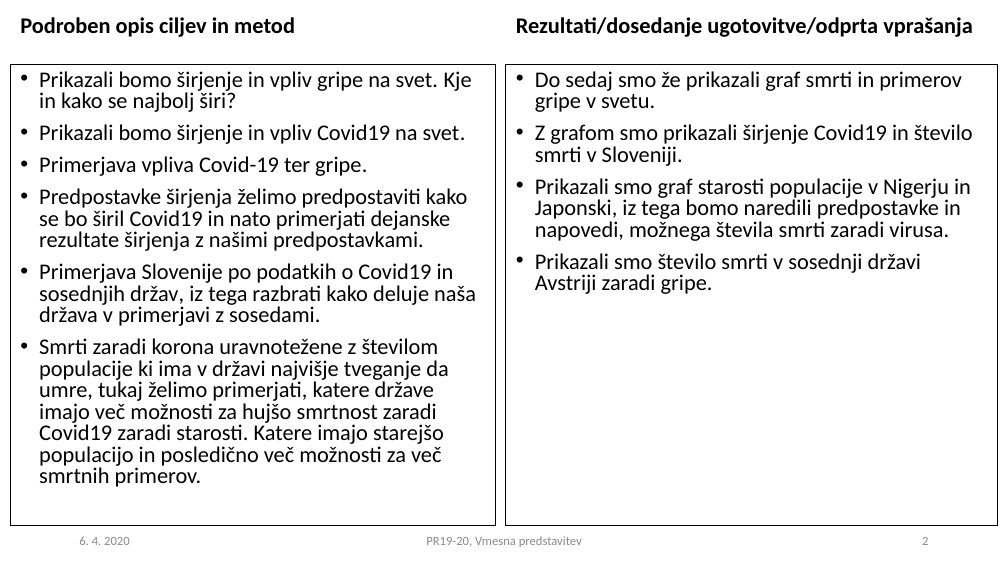
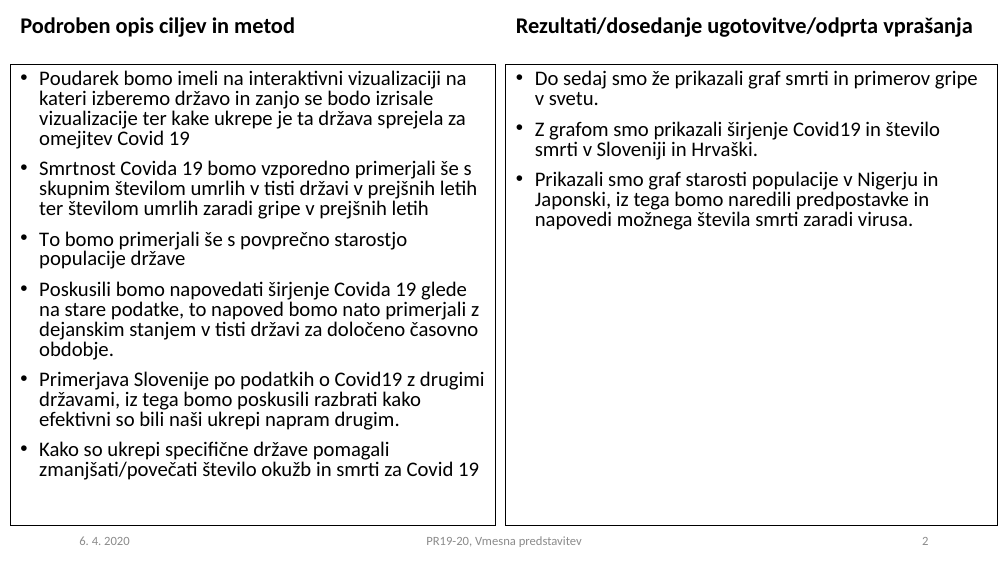
Before and after one commit to Zan-23/PR20NERJZ, a slide deck: slide 2 of PR2019-20_vmesna_08.pptx. Drawn at 1008x567 pixels with LibreOffice and Linux fonts; fonts in the diff are those of the drawing. Boxes give left, top, right and bottom in pixels: in the first picture for what was removed or moved away, otherwise in the second. Text is boxed around its words. In the diff, an @@ line names an element or a change of style, - is before the commit and + after.

Commit message:
Powerpoint completed

```diff
--- a/PR2019-20_vmesna_08.pptx
+++ b/PR2019-20_vmesna_08.pptx
@@ text at [39, 70, 485, 480]: text changed; size 16 to 14.8 pt @@
-• Prikazali bomo širjenje in vpliv gripe na svet. Kje in kako se najbolj širi?
-• Prikazali bomo širjenje in vpliv Covid19 na svet.
-• Primerjava vpliva Covid-19 ter gripe.
-• Predpostavke širjenja želimo predpostaviti kako se bo širil Covid19 in nato primerjati dejanske rezultate širjenja z našimi predpostavkami.
-• Primerjava Slovenije po podatkih o Covid19 in sosednjih držav, iz tega razbrati kako deluje naša država v primerjavi z sosedami.
-• Smrti zaradi korona uravnotežene z številom populacije ki ima v državi najvišje tveganje da umre, tukaj želimo primerjati, katere države imajo več možnosti za hujšo smrtnost zaradi Covid19 zaradi starosti. Katere imajo starejšo populacijo in posledično več možnosti za več smrtnih primerov.
+• Poudarek bomo imeli na interaktivni vizualizaciji na kateri izberemo državo in zanjo se bodo izrisale vizualizacije ter kake ukrepe je ta država sprejela za omejitev Covid 19
+• Smrtnost Covida 19 bomo vzporedno primerjali še s skupnim številom umrlih v tisti državi v prejšnih letih ter številom umrlih zaradi gripe v prejšnih letih
+• To bomo primerjali še s povprečno starostjo populacije države
+• Poskusili bomo napovedati širjenje Covida 19 glede na stare podatke, to napoved bomo nato primerjali z dejanskim stanjem v tisti državi za določeno časovno obdobje.
+• Primerjava Slovenije po podatkih o Covid19 z drugimi državami, iz tega bomo poskusili razbrati kako efektivni so bili naši ukrepi napram drugim.
+• Kako so ukrepi specifične države pomagali zmanjšati/povečati število okužb in smrti za Covid 19
@@ text at [535, 70, 978, 105]: size 16 to 14.8 pt in "Do sedaj smo že prikazali graf smrti ..." @@
@@ text at [535, 121, 940, 230]: text changed; size 16 to 14.8 pt @@
-• Z grafom smo prikazali širjenje Covid19 in število smrti v Sloveniji.
-• Prikazali smo graf starosti populacije v Nigerju in Japonski, iz tega bomo naredili predpostavke in napovedi, možnega števila smrti zaradi virusa.
-• Prikazali smo število smrti v sosednji državi Avstriji zaradi gripe.
+• Z grafom smo prikazali širjenje Covid19 in število smrti v Sloveniji in Hrvaški.
+• Prikazali smo graf starosti populacije v Nigerju in Japonski, iz tega bomo naredili predpostavke in napovedi možnega števila smrti zaradi virusa.
```
Also in this commit, not shown: 2 other slides changed, 3 other files.
